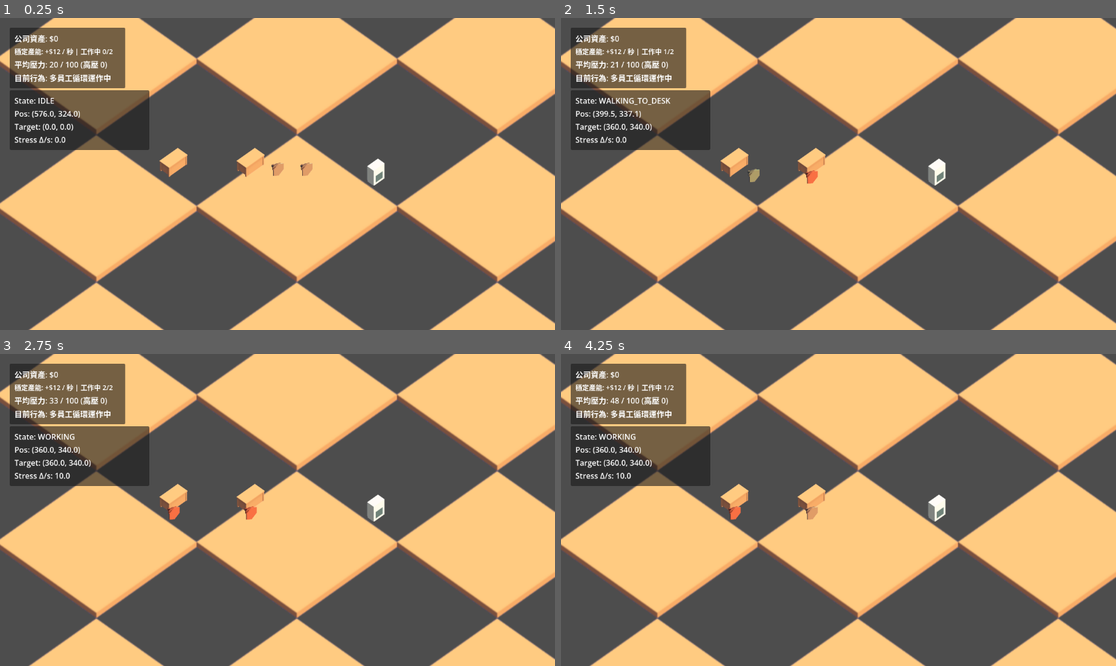
Above: before the commit, frames 1-4 (two rows, left to right).
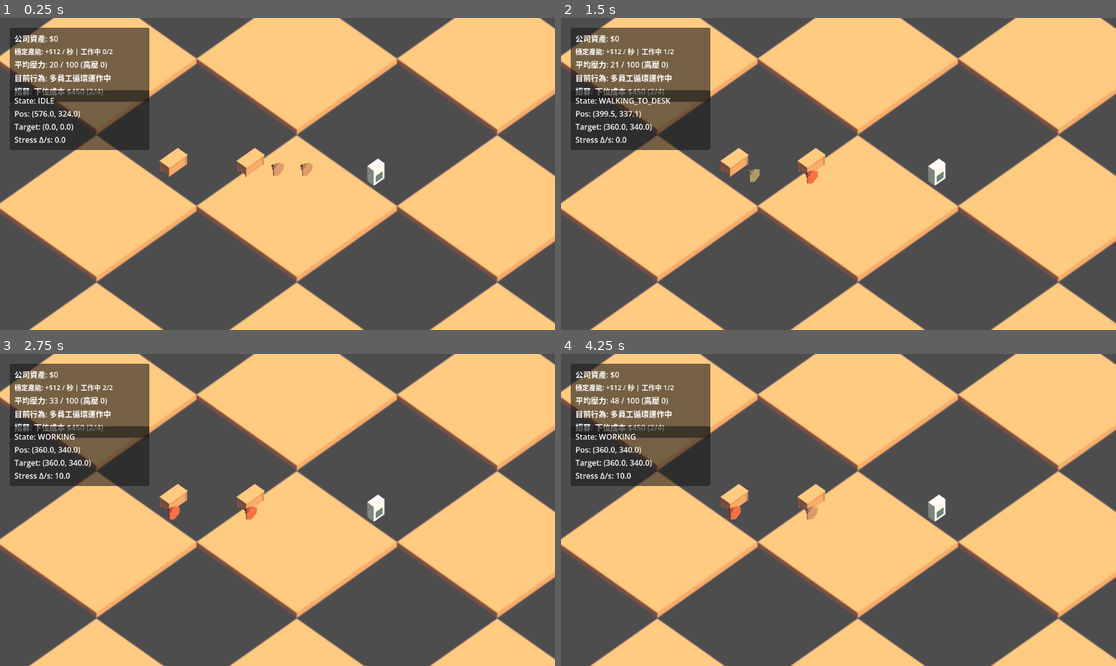
Above: after the commit, the same moments.

Repository: michaelchang-jpg/cs-tycoon
Game: Godot game, scene res://scenes/main.tscn
Two runs of this game, one before a commit and one after it. Both use one fixed random seed, a clock stepped at 60 frames per second and the inputs below.
Inputs:
- Up to frame 1 (0.25 s): no input
- Up to frame 2 (1.5 s): tap Enter at 0.5 s
- Up to frame 3 (2.75 s): tap Space at 2 s
- Up to frame 4 (4.25 s): tap Enter at 2.75 s; tap Space at 3.5 s

The runs differ from the first frame. In frame 1, 1.7% of the frame differs, in the area x 1-27%, y 3-27%; in frame 2, 1.7%; in frame 3, 1.7%; in frame 4, 1.7%.

Commit message:
feat: add recruitment policy scaffold (cost + capacity)
Continue autonomous progress with low-risk scaffolding:\n- add RecruitmentPolicy module for capacity and hire-cost curve\n- wire policy into game manager summary UI\n- add RecruitLabel to dashboard panel\n- sync roadmap/devlog to reflect recruitment progress\n\nCo-Authored-By: Dorothy <dorothy@openclaw.ai>

Diff:
--- a/scenes/main.tscn
+++ b/scenes/main.tscn
@@ -138,8 +138,8 @@
 layout_mode = 0
 offset_left = 20.0
 offset_top = 20.0
-offset_right = 260.0
-offset_bottom = 130.0
+offset_right = 310.0
+offset_bottom = 154.0
 
 [node name="MarginContainer" type="MarginContainer" parent="UI/Control/PanelContainer"]
 layout_mode = 2
@@ -167,6 +167,10 @@
 [node name="ActionLabel" type="Label" parent="UI/Control/PanelContainer/MarginContainer/VBoxContainer"]
 layout_mode = 2
 text = "目前行為: 待命"
+
+[node name="RecruitLabel" type="Label" parent="UI/Control/PanelContainer/MarginContainer/VBoxContainer"]
+layout_mode = 2
+text = "招募: --"
 
 [node name="DebugOverlay" type="CanvasLayer" parent="."]
 script = ExtResource("9_debug")
--- a/scripts/game_manager.gd
+++ b/scripts/game_manager.gd
@@ -9,11 +9,13 @@
 @onready var ticket_label: Label = $UI/Control/PanelContainer/MarginContainer/VBoxContainer/TicketLabel
 @onready var stress_label: Label = $UI/Control/PanelContainer/MarginContainer/VBoxContainer/StressLabel
 @onready var action_label: Label = $UI/Control/PanelContainer/MarginContainer/VBoxContainer/ActionLabel
+@onready var recruit_label: Label = $UI/Control/PanelContainer/MarginContainer/VBoxContainer/RecruitLabel
 
 @onready var job_generator: JobGenerator = JobGenerator.new()
 var employee_stats: Dictionary = {}
 var employees: Array[Employee] = []
 var action_cooldowns: Dictionary = {}
+var recruit_policy: RecruitmentPolicy = RecruitmentPolicy.new()
 
 var total_money: int = 0
 
@@ -73,6 +75,7 @@
 		ticket_label.text = "今日產能: --"
 		stress_label.text = "壓力值: --"
 		action_label.text = "目前行為: 無員工"
+		recruit_label.text = "招募: 無"
 		return
 
 	var stress_sum := 0.0
@@ -90,11 +93,19 @@
 	ticket_label.text = "%s | 工作中 %d/%d" % [job_generator.get_label(avg_stress), working_count, employees.size()]
 	stress_label.text = "平均壓力: %d / 100 (高壓 %d)" % [int(avg_stress), high_stress_count]
 	action_label.text = "目前行為: 多員工循環運作中"
+	recruit_label.text = _build_recruit_text()
+
+func _build_recruit_text() -> String:
+	var active_count := employees.size()
+	if not recruit_policy.can_hire(active_count):
+		return "招募: 已滿編 (%d/%d)" % [active_count, recruit_policy.employee_capacity]
+
+	var next_cost := recruit_policy.get_next_hire_cost(active_count)
+	return "招募: 下位成本 $%d (%d/%d)" % [next_cost, active_count, recruit_policy.employee_capacity]
 
 func _on_stress_changed(value: float, employee: Employee) -> void:
 	if employee_stats.has(employee):
 		employee_stats[employee].stress = value
 
 func _on_state_changed(_text: String, _employee: Employee) -> void:
-	# 狀態細節由 DebugOverlay 觀察；主 UI 顯示整體摘要
 	pass
--- /dev/null
+++ b/scripts/recruitment.gd
@@ -0,0 +1,13 @@
+class_name RecruitmentPolicy
+extends Resource
+
+@export var employee_capacity: int = 4
+@export var base_hire_cost: int = 300
+@export var hire_cost_step: int = 150
+
+func get_next_hire_cost(active_employee_count: int) -> int:
+	var index := max(active_employee_count - 1, 0)
+	return base_hire_cost + (index * hire_cost_step)
+
+func can_hire(active_employee_count: int) -> bool:
+	return active_employee_count < employee_capacity
Not shown, changed: DEVLOG.md
Not shown, changed: ROADMAP.md
